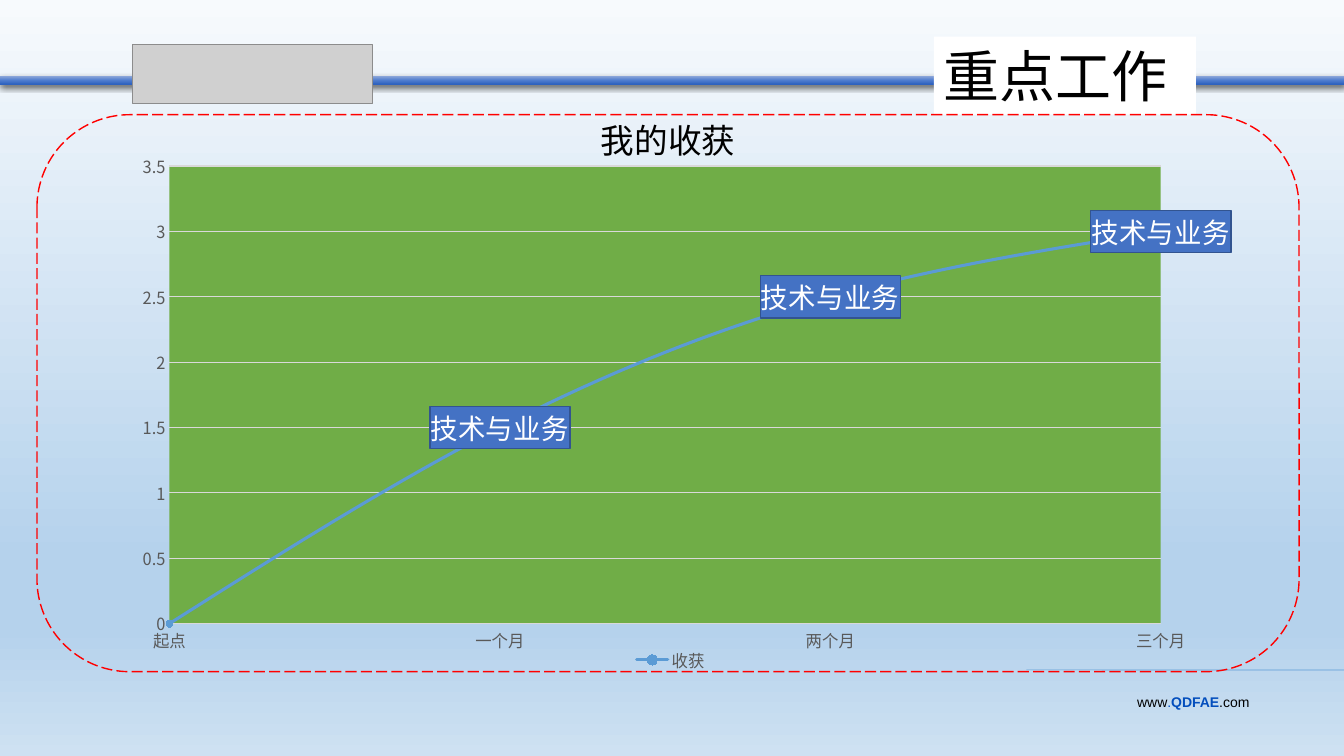
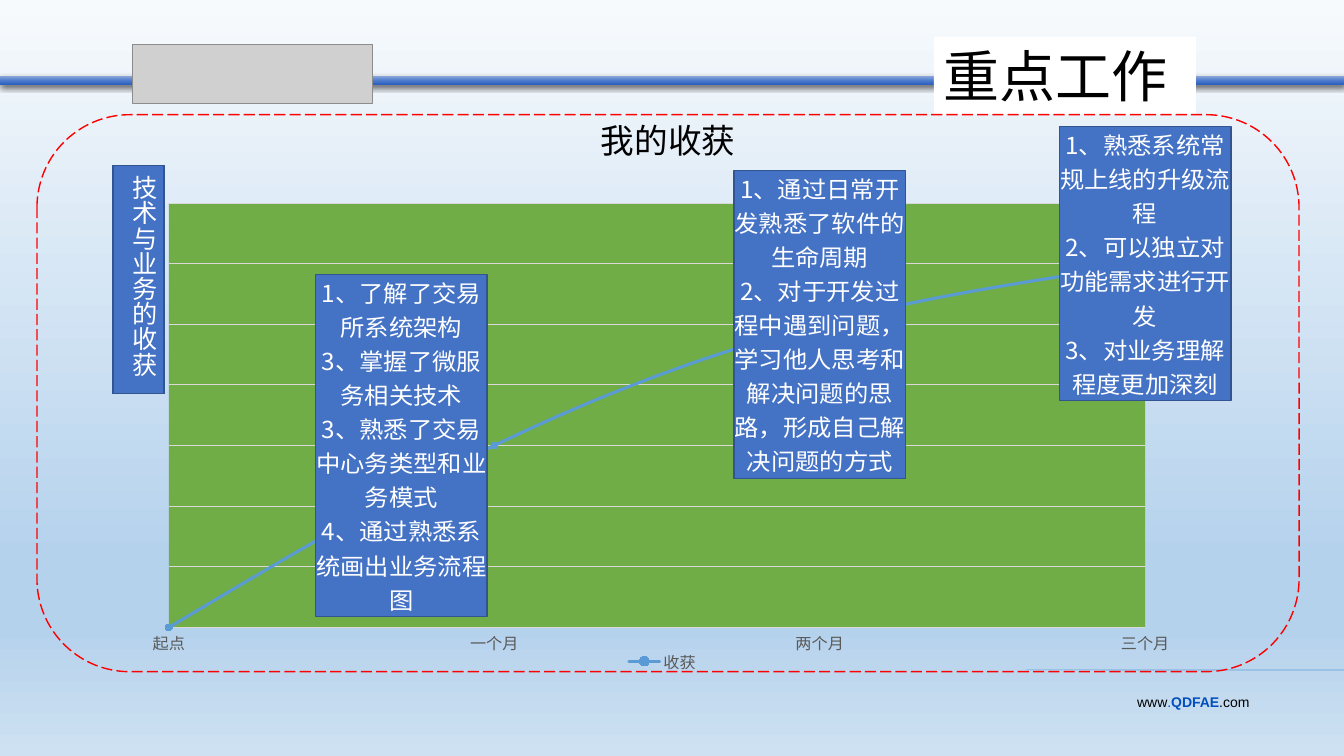
Before and after one commit to lhw1320/springcloud, a slide deck: slide 7 of doc/src/main/resources/qdfae/青金中心连宏伟转正答辩.pptx. Drawn at 1344x756 pixels with LibreOffice and Linux fonts; fonts in the diff are those of the drawing; grey boxes stand for pictures. Boxes give left, top, right and bottom in pixels: in the first picture for what was removed or moved away, otherwise in the second. Text is boxed around its words. In the diff, an @@ line names an element or a change of style, - is before the commit and + after.

```diff
--- a/doc/src/main/resources/qdfae/青金中心连宏伟转正答辩.pptx
+++ b/doc/src/main/resources/qdfae/青金中心连宏伟转正答辩.pptx
@@ line chart at (x1=132, y1=126, x2=1232, y2=677) @@
@@ data labels of 收获 changed @@
@@ value axis changed @@
@@ rectangle added at (x1=113, y1=165, x2=163, y2=393), fill #4472C4, outline #325491 1 pt, 18 pt, text #FFFFFF @@
+技术与业务的收获
```
Also in this commit, not shown: 9 other slides changed.
